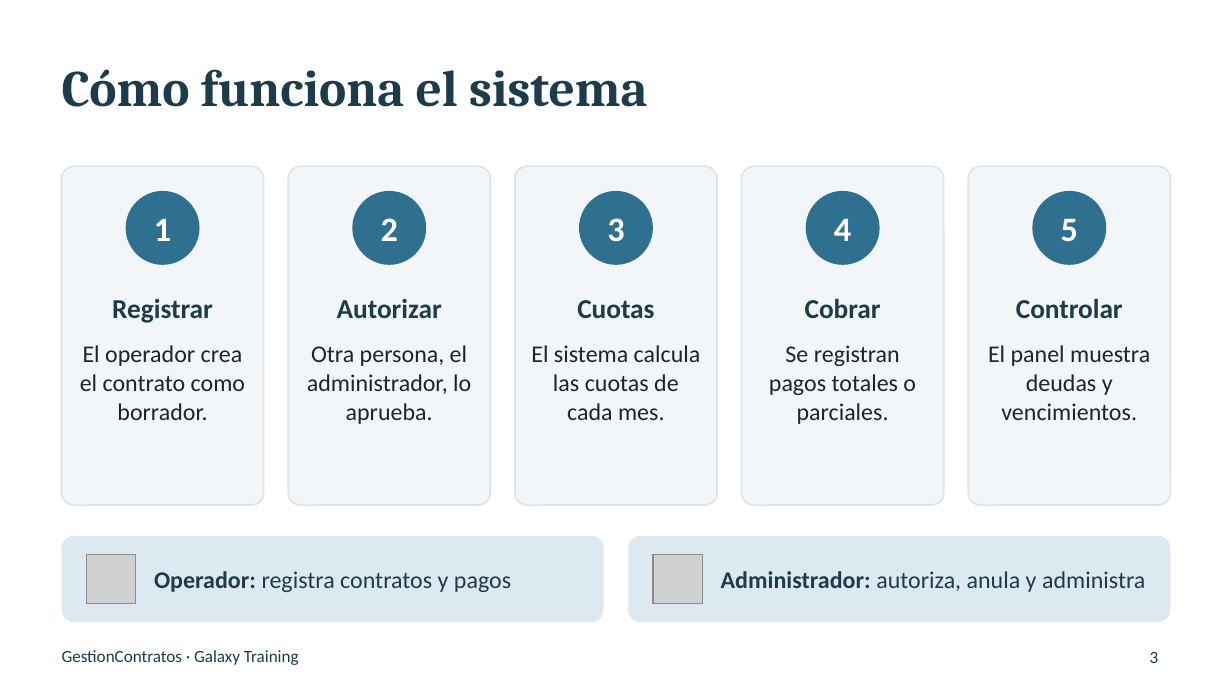
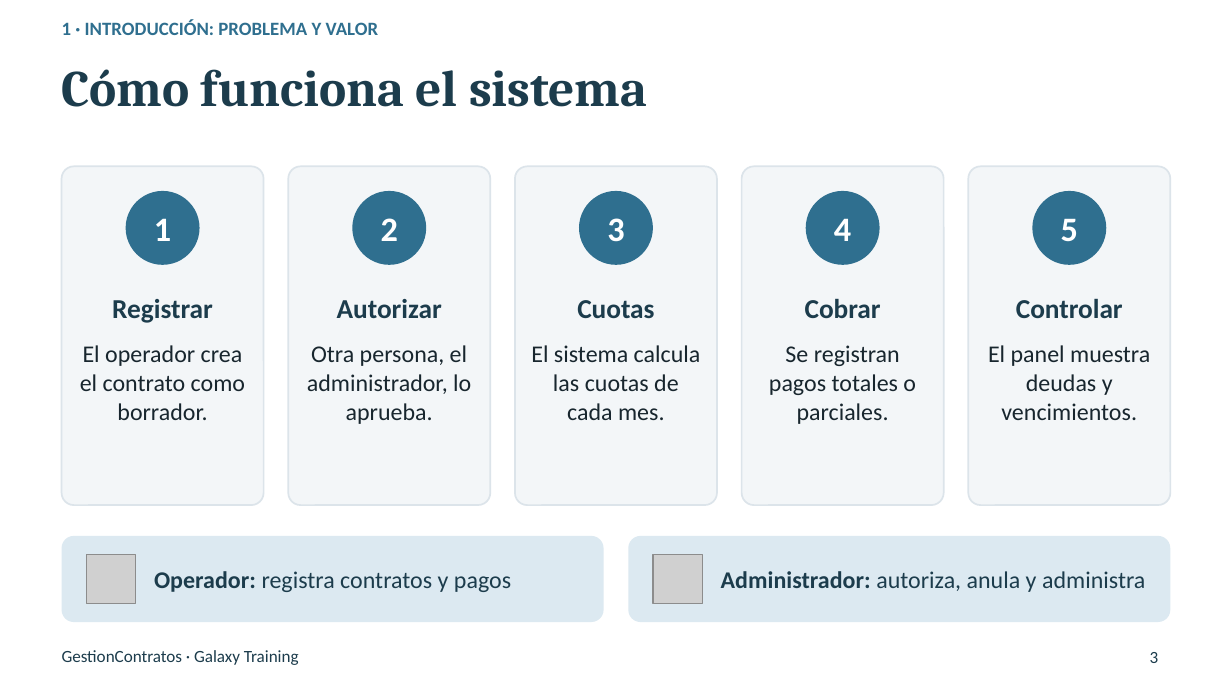
Before and after one commit to yurigrandez/ProyectoIntegrador, a slide deck: slide 3 of Presentacion/Presentacion_Final_GestionContratos.pptx. Drawn at 1232x693 pixels with LibreOffice and Linux fonts; fonts in the diff are those of the drawing; grey boxes stand for pictures; background and template pictures are left out. Boxes give left, top, right and bottom in pixels: in the first picture for what was removed or moved away, otherwise in the second. Text is boxed around its words. In the diff, an @@ line names an element or a change of style, - is before the commit and + after.

```diff
--- a/Presentacion/Presentacion_Final_GestionContratos.pptx
+++ b/Presentacion/Presentacion_Final_GestionContratos.pptx
@@ text added at bbox=[62, 19, 379, 35], 11 pt, text #2F6F8F, bold @@
+1 · INTRODUCCIÓN: PROBLEMA Y VALOR
```
Also in this commit, not shown: 9 other slides changed, 4 slides added, 1 slide removed.
